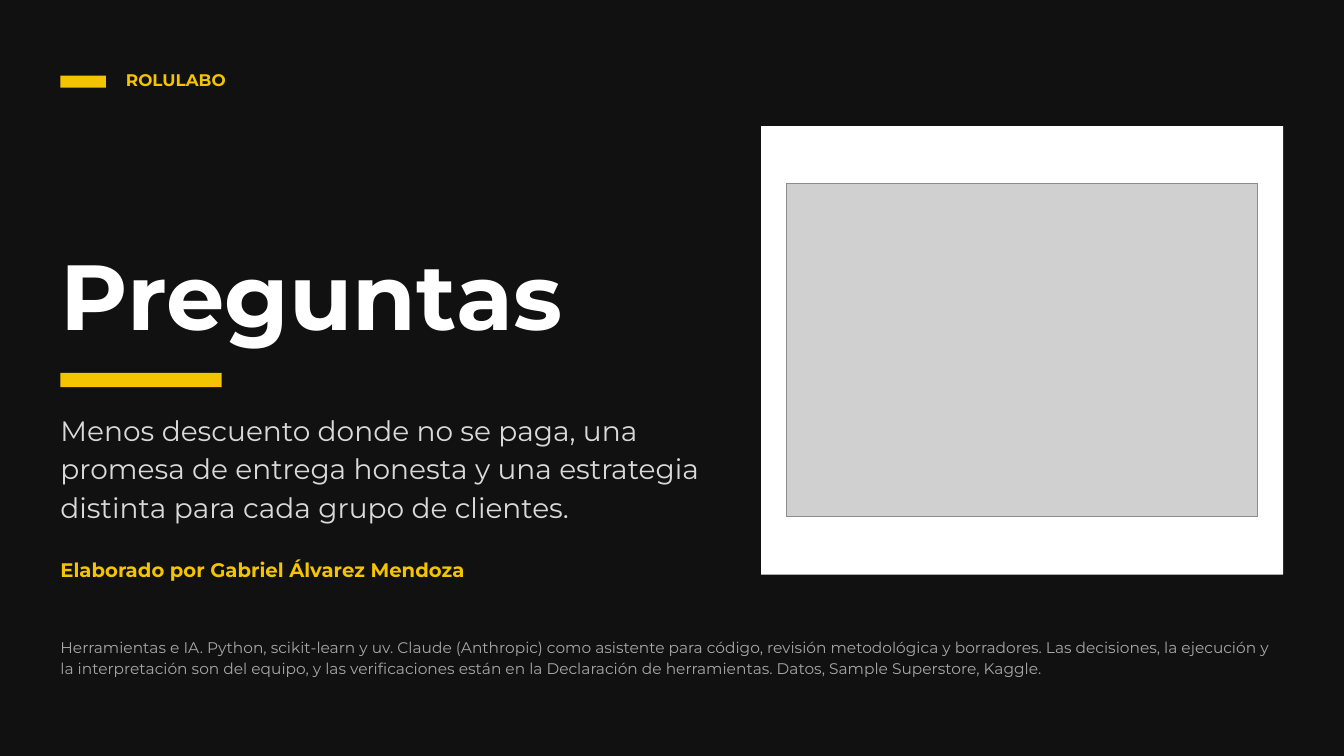
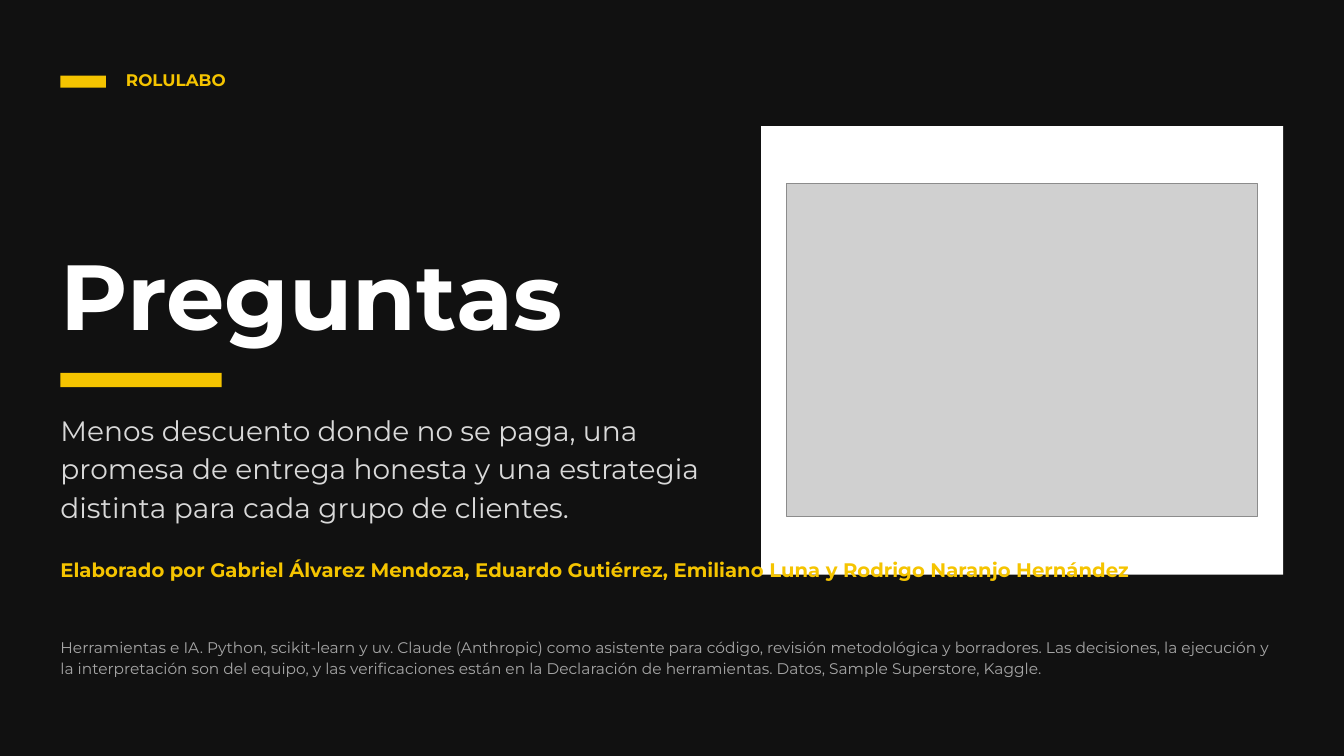
Before and after one commit to gabrielalvarezsurexs/ROLULABO, a slide deck: slide 25 of entregables/Presentacion_Rolulabo.pptx. Drawn at 1344x756 pixels with LibreOffice and Linux fonts; fonts in the diff are those of the drawing; grey boxes stand for pictures. Boxes give left, top, right and bottom in pixels: in the first picture for what was removed or moved away, otherwise in the second. Text is boxed around its words. In the diff, an @@ line names an element or a change of style, - is before the commit and + after.

```diff
--- a/entregables/Presentacion_Rolulabo.pptx
+++ b/entregables/Presentacion_Rolulabo.pptx
@@ text at (x1=60, y1=558, x2=1129, y2=583): text changed @@
-Elaborado por Gabriel Álvarez Mendoza
+Elaborado por Gabriel Álvarez Mendoza, Eduardo Gutiérrez, Emiliano Luna y Rodrigo Naranjo Hernández
```
Also in this commit, not shown: 12 other files.
